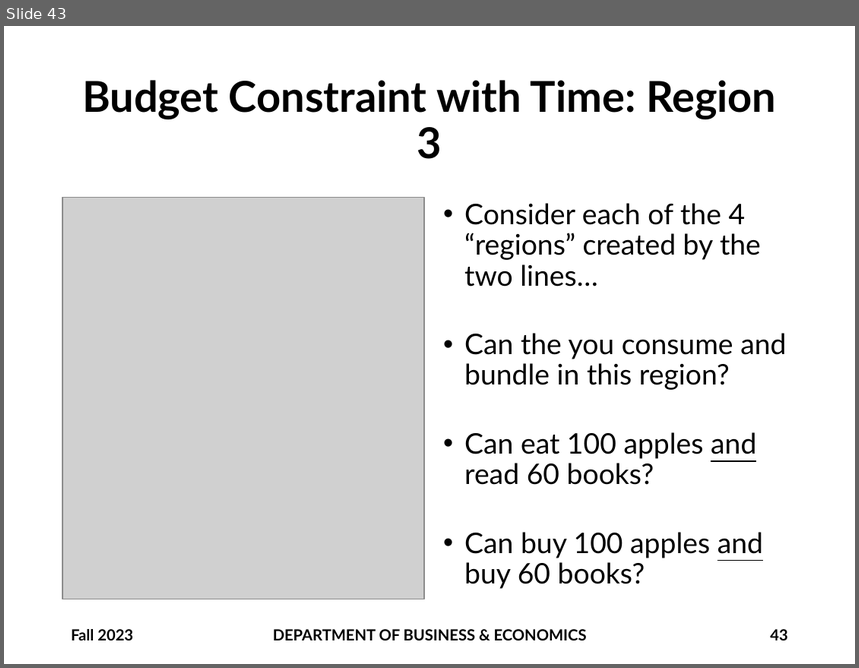
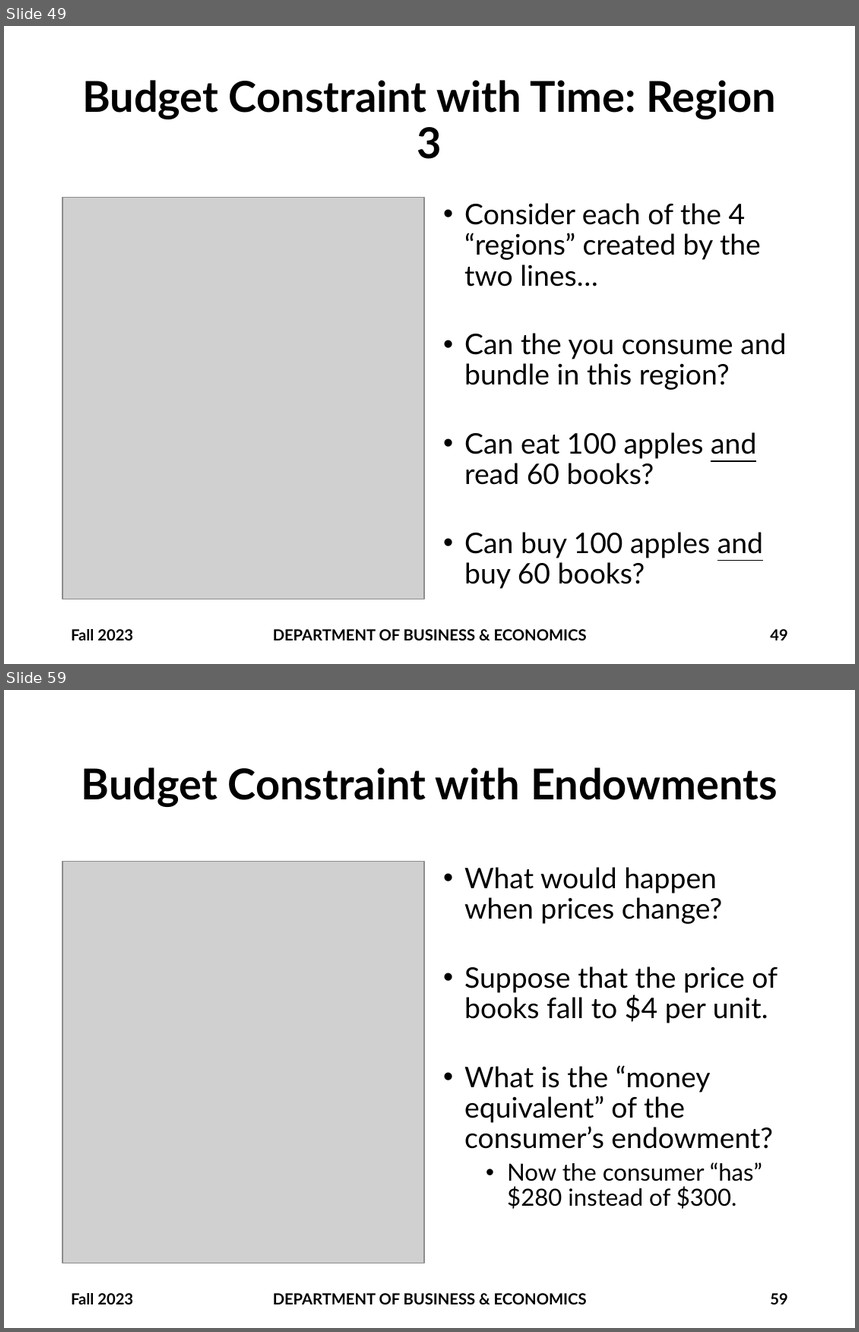
Before and after one commit to brianhwpark/brianhwpark.github.io, a slide deck: files/teaching-resources/monmouthcollege-econ-300/ECON300-LEC02.pptx. Shown one above the other, each under a label of ours: slide 43 before the commit, slides 49 and 59 after it; the slides between them are not shown. The pictures are 859x668 and 859x1332 pixels, drawn with LibreOffice and Linux fonts; fonts in the diff are those of the drawing; grey boxes stand for pictures; background and template pictures are left out. Boxes give left, top, right and bottom in pixels: in the first picture for what was removed or moved away, otherwise in the second. Text is boxed around its words. In the diff, an @@ line names an element or a change of style, - is before the commit and + after.

```diff
--- a/files/teaching-resources/monmouthcollege-econ-300/ECON300-LEC02.pptx
+++ b/files/teaching-resources/monmouthcollege-econ-300/ECON300-LEC02.pptx
@@ slide 59 added at (4,690,855,1328), background #FFFFFF @@
@@ title added at (82,768,778,807), 36 pt, text #000000, bold @@
+Budget Constraint with Endowments
@@ picture added at (63,861,424,1263) @@
@@ text added at (465,867,778,1209), 24 pt, text #000000 @@
+• What would happen when prices change?
+• Suppose that the price of books fall to $4 per unit.
+• What is the “money equivalent” of the consumer’s endowment?
+  • Now the consumer “has” $280 instead of $300.
@@ text added at (71,1293,133,1305), 13 pt, text #000000, bold @@
+Fall 2023
@@ text added at (273,1293,587,1305), 13 pt, text #000000, bold @@
+DEPARTMENT OF BUSINESS & ECONOMICS
@@ page number added at (770,1293,788,1305), 13 pt, text #000000, bold @@
+59
@@ what was slide 43 is now slide 49 @@
@@ page number at (770,629,788,641): text changed @@
-43
+49
```
Also in this commit, not shown: 2 slides changed, 19 other slides added, 1 other file.
